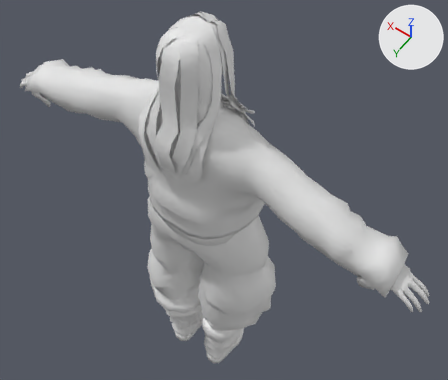
A saved change to the FBX model UNITY/Projekt_2/Assets/_FBX/Characters/arm_DOL_GameRig.fbx.
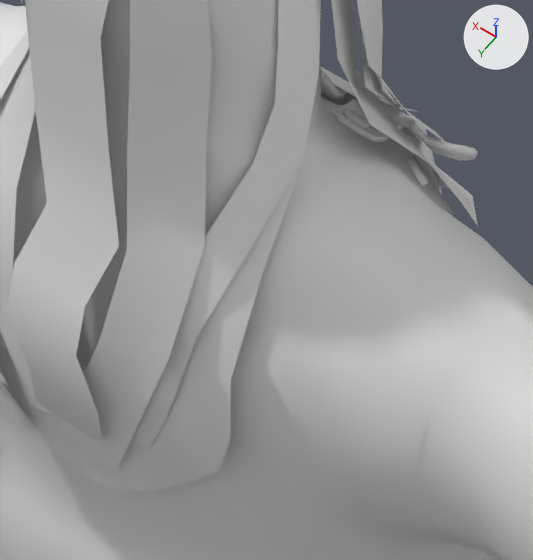
Old and new are each drawn whole from a camera (50 mm lens) standing at (6.77, 5.16, 19.26) and looking at (12.46, -2.81, 6.74) and again close up on the part from 34% to 60% of the width and 21% to 52% of the height. Lighting does not change. The marker at upper right points along +X, +Y and +Z. The last two pictures show the newer version. Materials are left out; every surface is plain grey. Where no turn or scale is listed for an object, it has been applied to the vertices.

In view in the first close-up: 'msh_DOL_Body'.
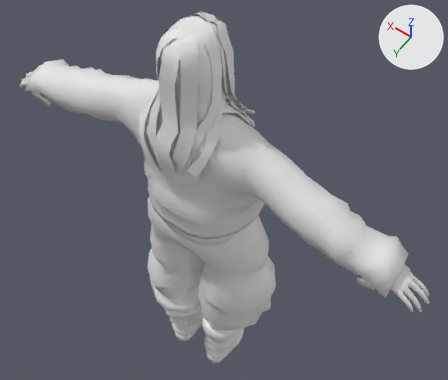
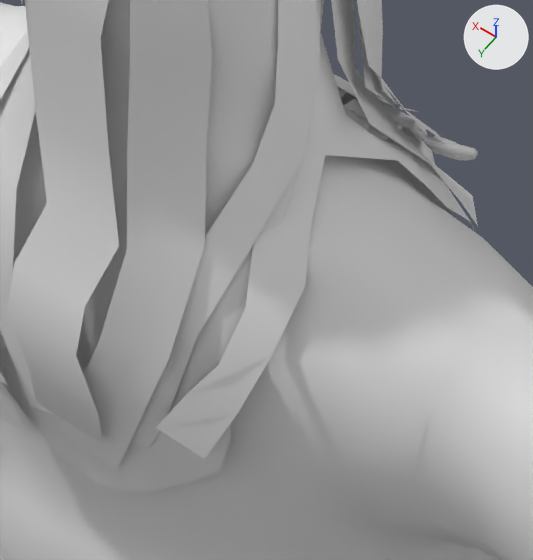
The newer file is also rescaled (x0.132), turned or shifted as a whole; pictures and numbers use the older file's frame.

Patch to the scene script:
```diff
--- a/UNITY/Projekt_2/Assets/_FBX/Characters/arm_DOL_GameRig.fbx.py
+++ b/UNITY/Projekt_2/Assets/_FBX/Characters/arm_DOL_GameRig.fbx.py
@@ me_plane_094 @@
 # used by ob_msh_dol_body; location = (12.489, -2.081, -0.026)
-me_plane_094.from_pydata(...)  # 6031 vertices, 5446 faces; spans x -5.65..5.52, y -1.19..1.36, z -0.05..12.51
+me_plane_094.from_pydata(...)  # 6061 vertices, 5458 faces; spans x -5.65..5.52, y -1.19..1.36, z -0.05..12.51
+# me_plane_094 part 1: the loose piece of 16 vertices spanning x -0.84..-0.71, y -0.4..-0.29, z 10.12..10.25 is multiplied about its middle by the matrix ((0.734, -0.543, 0.407), (0.528, 0.834, 0.161), (-0.428, 0.097, 0.899)), then moved by (-0.05, -0.15, 0.08)
+# me_plane_094 part 2: a new loose piece of 31 vertices spanning x -1.02..-0.55, y -0.75..1.28, z 9.49..11.81
+# other edits to the shape of me_plane_094 do not show in these pictures
```

Changed parts and their boxes [x1, y1, x2, y2] in the close-ups (533 x 560 px; the box of a moved part takes in the faces that stretch with it):
part 1 of me_plane_094, moved or reshaped: before [408, 157, 429, 186]; after [433, 136, 460, 145]
part 2 of me_plane_094, added: after [156, 0, 476, 459]
